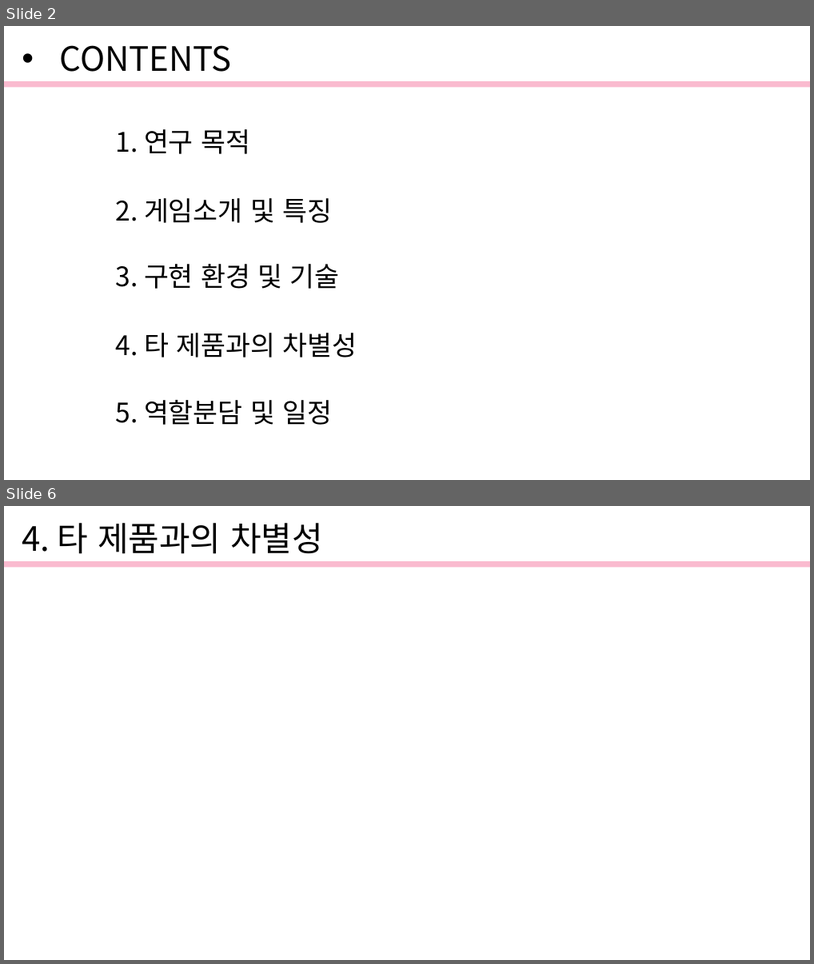
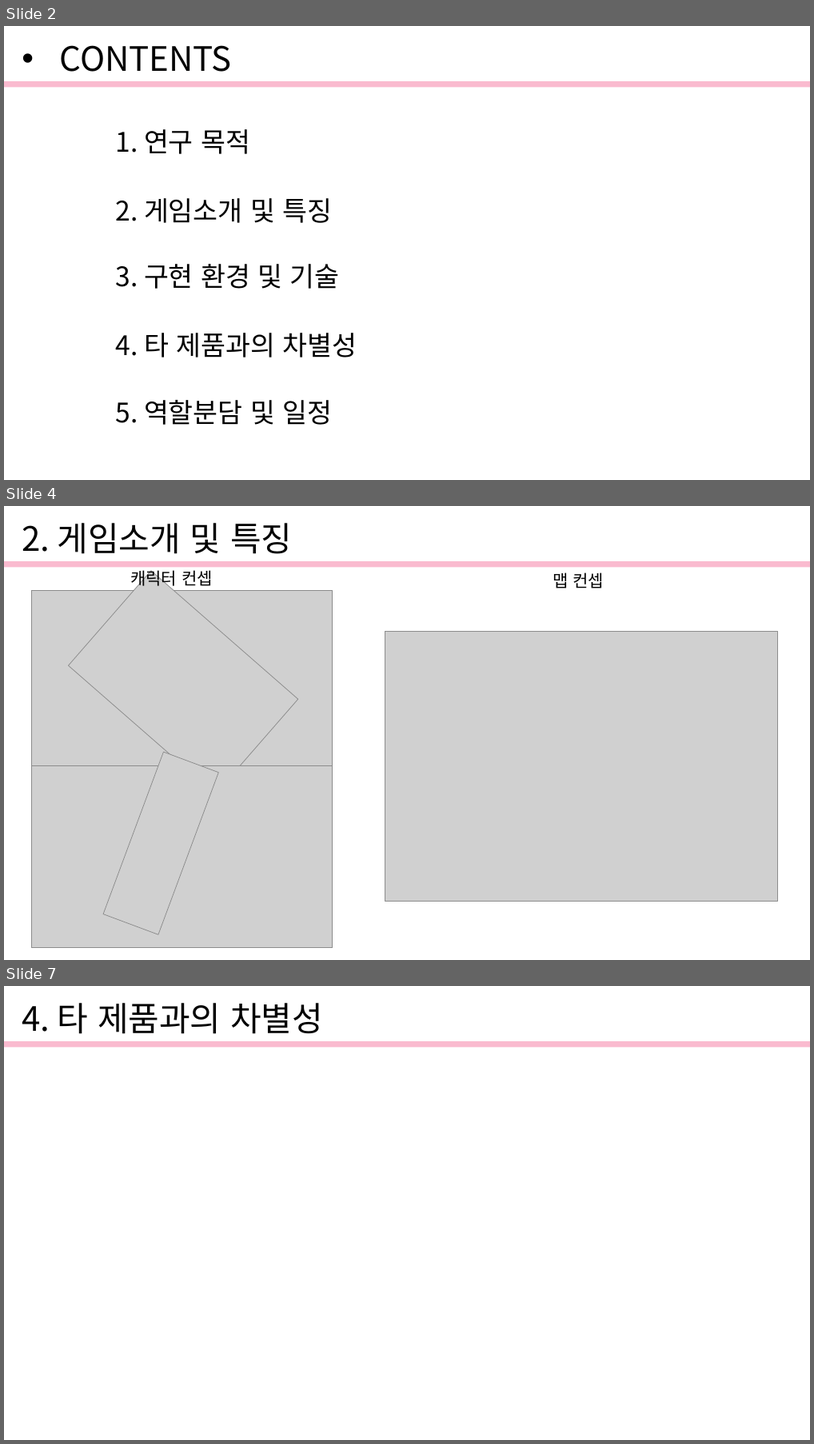
Before and after one commit to gomtange12/Graduation_PJ, a slide deck: Document/발표자료.pptx. Shown one above the other, each under a label of ours: slides 2 and 6 before the commit, slides 2, 4 and 7 after it; the slides between them are not shown. The pictures are 814x964 and 814x1444 pixels, drawn with LibreOffice and Linux fonts; fonts in the diff are those of the drawing; grey boxes stand for pictures. Boxes give left, top, right and bottom in pixels: in the first picture for what was removed or moved away, otherwise in the second. Text is boxed around its words. In the diff, an @@ line names an element or a change of style, - is before the commit and + after.

```diff
--- a/Document/발표자료.pptx
+++ b/Document/발표자료.pptx
@@ slide 4 added at (4,506,810,960), background #FFFFFF @@
@@ text added at (22,523,292,554), 40 pt, text #000000 @@
+2. 게임소개 및 특징
@@ freeform shape added at (4,562,810,567), fill #FABACF @@
@@ picture added at (68,571,298,794) @@
@@ text added at (130,568,213,588), 20 pt, text #000000 @@
+캐릭터 컨셉
@@ text added at (553,572,605,588), 20 pt, text #000000 @@
+맵 컨셉
@@ picture added at (32,591,333,766) @@
@@ picture added at (385,631,778,901) @@
@@ picture added at (32,766,333,948) @@
@@ picture added at (103,752,218,934) @@
@@ what was slide 6 is now slide 7 @@
```
Also in this commit, not shown: 3 slides changed.
